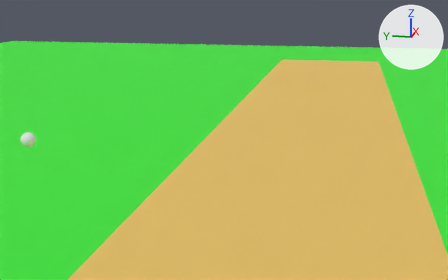
The Blender file Pitch.blend, before and after one commit.
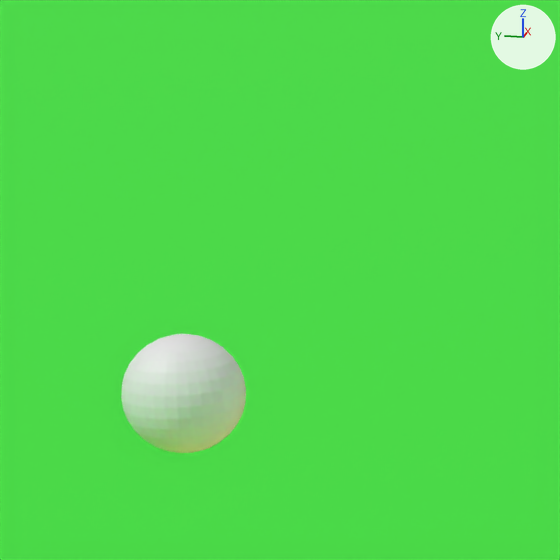
The first picture shows the older version from a 50 mm lens placed at (-2.905, -0.718, 2.722), pointed at (-0.019, -0.141, 2.0). The close-ups show both versions on the part from 1% to 17% of the width and 32% to 57% of the height of that picture. The axes (+X, +Y, +Z) are drawn at upper right. The lights are the same throughout.

Objects in the first close-up: 'Ball', 'Plane'.
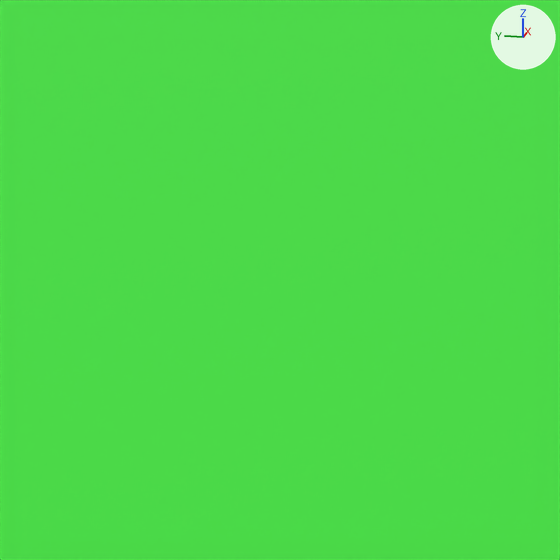
Patch to the scene script:
```diff
--- a/Pitch.blend.py
+++ b/Pitch.blend.py
@@ ob_ball @@
 ob_ball = bpy.data.objects.new('Ball', me_sphere)
-ob_ball.location = (-0.1991, 0.7982, 2.0)
+ob_ball.location = (0.1611, -1.0755, 2.0)
```

Pixel boxes (x1, y1, x2, y2) of what changed, in the close-ups (560 x 560 px):
'Ball', moved (not visible afterwards)
    before: (121, 334, 246, 453)
